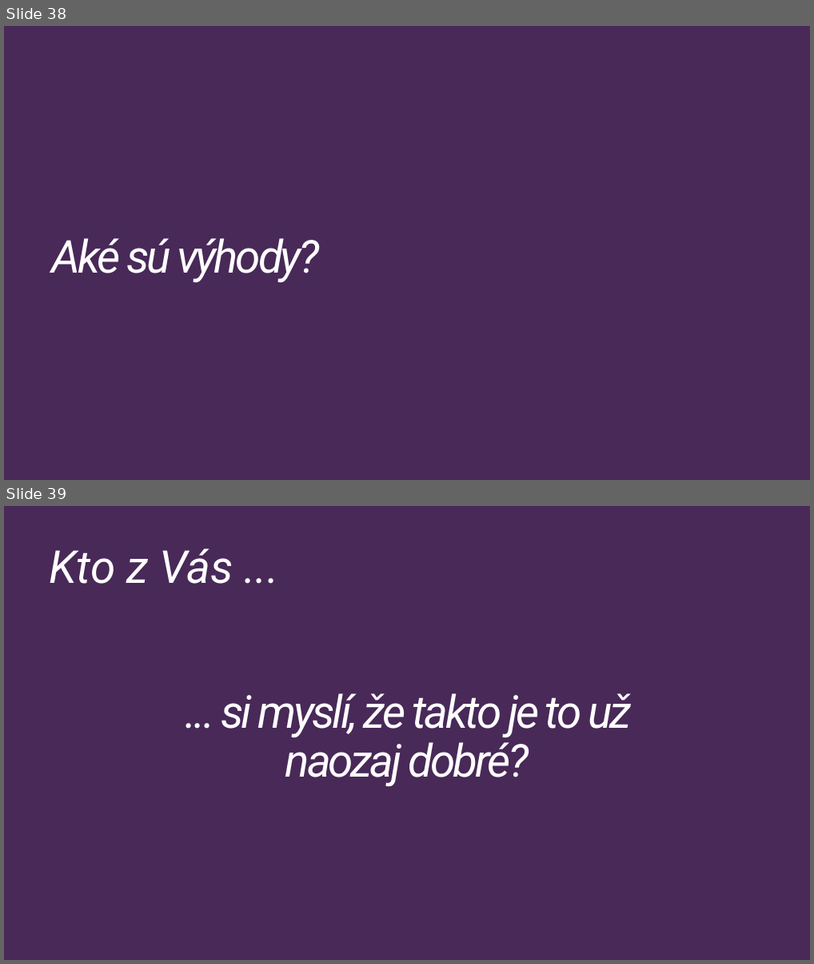
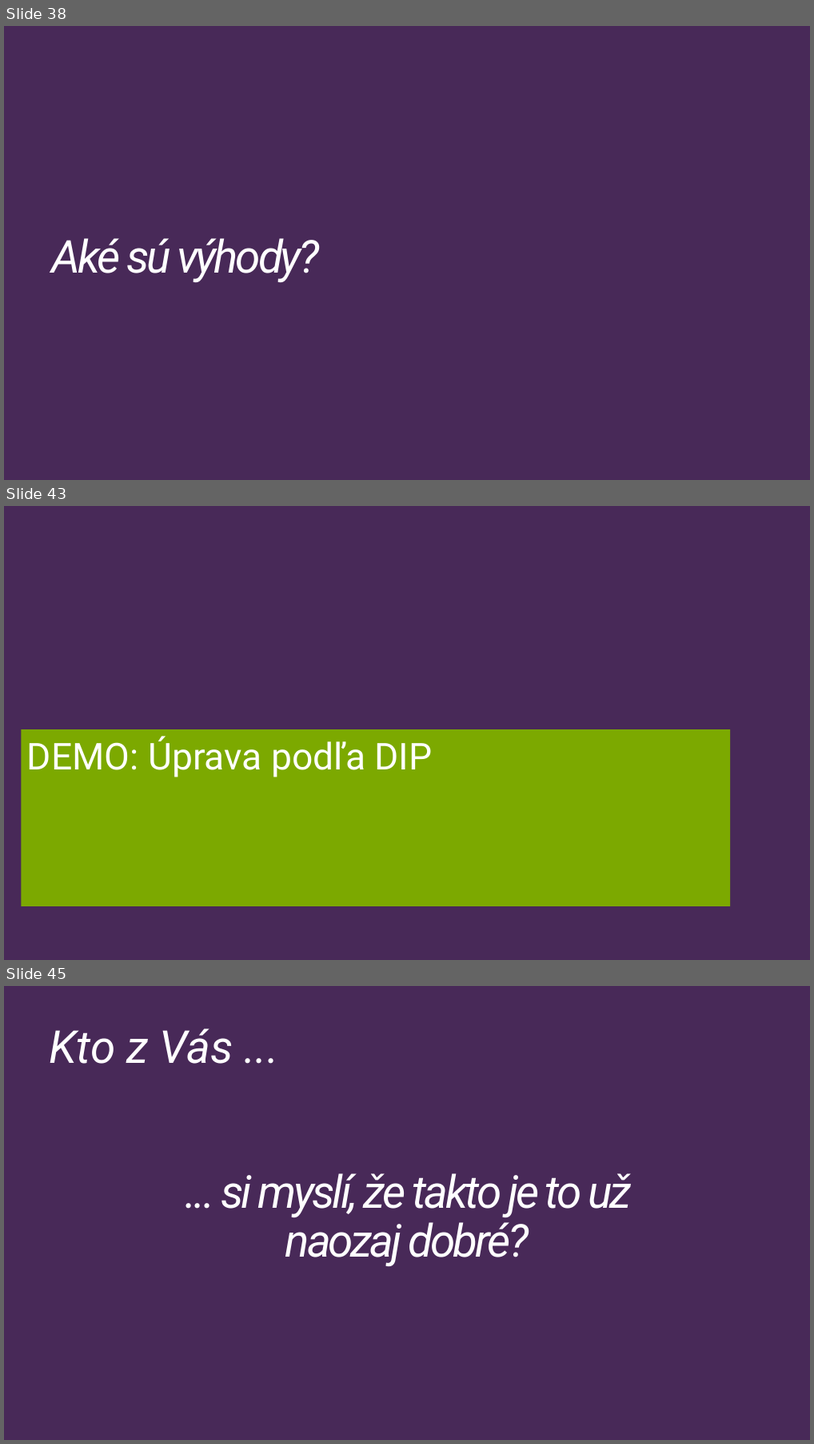
Before and after one commit to Burgyn/SOLID-Principles, a slide deck: SOLIDPrinciples.pptx. Shown one above the other, each under a label of ours: slides 38 and 39 before the commit, slides 38, 43 and 45 after it; the slides between them are not shown. The pictures are 814x964 and 814x1444 pixels, drawn with LibreOffice and Linux fonts; fonts in the diff are those of the drawing. Boxes give left, top, right and bottom in pixels: in the first picture for what was removed or moved away, otherwise in the second. Text is boxed around its words. In the diff, an @@ line names an element or a change of style, - is before the commit and + after.

```diff
--- a/SOLIDPrinciples.pptx
+++ b/SOLIDPrinciples.pptx
@@ slide 43 added at <box>4,506,810,960</box>, background #482958 @@
@@ rectangle added at <box>21,729,730,906</box>, fill #7CA900, 44 pt, text #FFFFFF @@
+DEMO: Úprava podľa DIP
@@ what was slide 39 is now slide 45 @@
```
Also in this commit, not shown: 5 other slides added.
